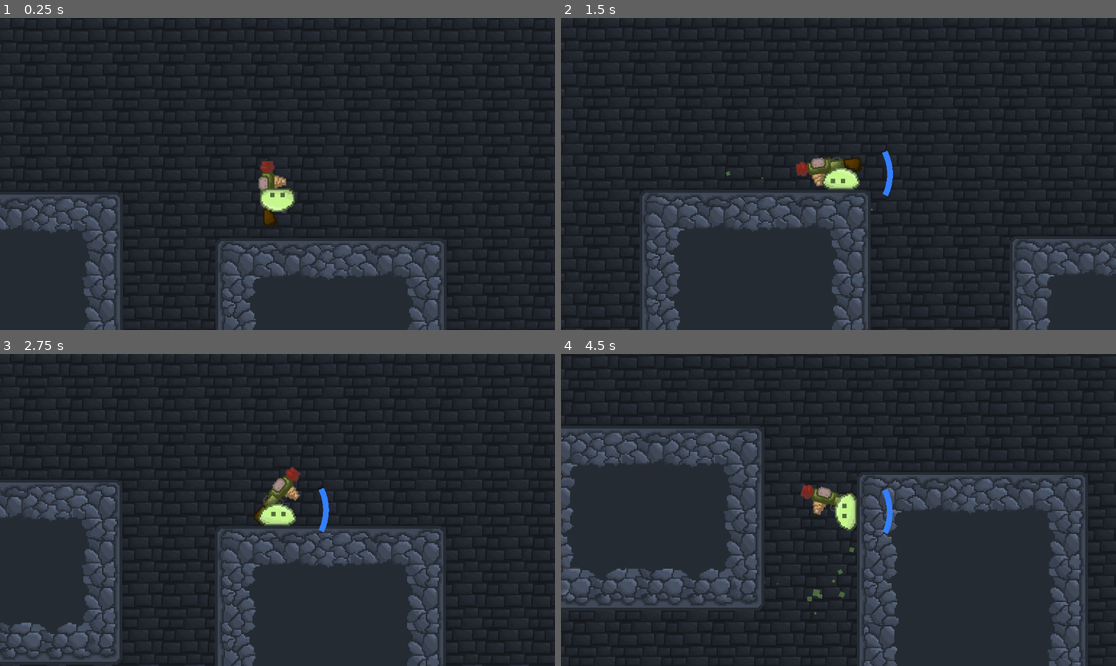
Above: before the commit, frames 1-4 (two rows, left to right).
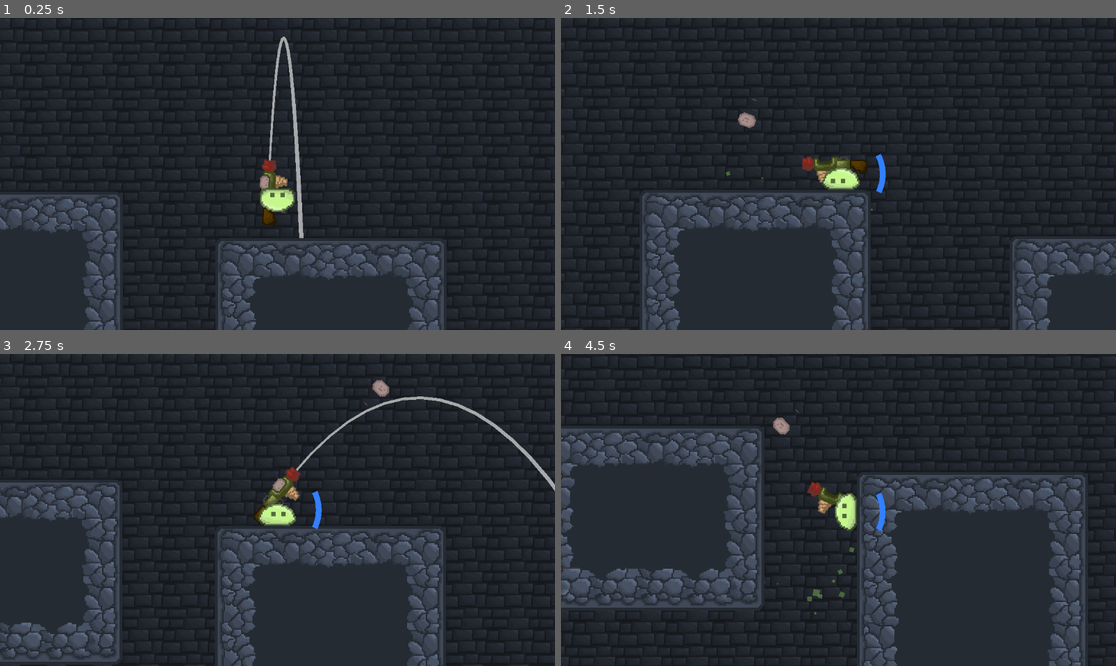
Above: after the commit, the same moments.

Repository: Z0nate/Nzara
Game: Godot game, scene res://Scenes/main.tscn
Same seed, same stepped clock (60 frames per second), same inputs: the game is played once before the commit and once after it.
Inputs (mouse positions are in pixels of both pictures, inside the frame that each line leads up to):
- Up to frame 1 (0.25 s): no input
- Up to frame 2 (1.5 s): tap Enter (ui_accept) at 0.5, 0.77 s; move the mouse to (960, 158) at 0.52 s; click (960, 158) at 0.6 s; move the mouse to (727, 189) at 1.27 s; click (727, 189) at 1.35 s
- Up to frame 3 (2.75 s): tap Enter (ui_accept) at 1.52 s; move the mouse to (333, 441) at 2.02 s; click (333, 441) at 2.1 s
- Up to frame 4 (4.5 s): move the mouse to (810, 572) at 2.77 s; click (810, 572) at 2.85 s; tap Enter (ui_accept) at 3.02, 3.77 s; move the mouse to (1005, 556) at 3.52 s; click (1005, 556) at 3.6 s; move the mouse to (672, 463) at 4.27 s; click (672, 463) at 4.35 s

The runs differ from the first frame. In frame 1, 0.9% of the frame differs, in the area x 46-55%, y 5-71%; in frame 2, 0.9%; in frame 3, 1.0%, in the area x 45-100%, y 8-58%; in frame 4, 0.8%.

Commit message:
Working on Potato Launcher

Diff:
--- a/Scenes/player.tscn
+++ b/Scenes/player.tscn
@@ -102,7 +102,7 @@
 script = ExtResource("6_bvixh")
 bar_color = Color(0.2, 0.5, 1, 1)
 bar_thickness = 4.0
-bar_radius = 36.0
+bar_radius = 31.0
 track_sweep = 0.15
 border_color = Color(0, 0, 0, 1)
 border_width = 0.0
@@ -114,7 +114,7 @@
 script = ExtResource("6_bvixh")
 bar_color = Color(1, 0.85, 0.2, 1)
 bar_thickness = 4.0
-bar_radius = 30.0
+bar_radius = 25.0
 track_sweep = 0.15
 border_color = Color(0, 0, 0, 1)
 border_width = 0.0
@@ -122,3 +122,4 @@
 [node name="PotatoLauncher" parent="." unique_id=1770045549 instance=ExtResource("8_8erm5")]
 z_index = 9
 position = Vector2(16, 0)
+shot_cooldown = 0.3
--- /dev/null
+++ b/Scenes/potato.tscn
@@ -0,0 +1,15 @@
+[gd_scene format=3 uid="uid://dgyta2yraqtxv"]
+
+[ext_resource type="Texture2D" uid="uid://ga0tr7bjqb1s" path="res://Assets/potato-bullet.png" id="1_mqj5c"]
+
+[sub_resource type="CircleShape2D" id="CircleShape2D_d4g48"]
+radius = 6.0
+
+[node name="Potato" type="CharacterBody2D" unique_id=1098997464]
+z_index = 15
+
+[node name="Sprite2D" type="Sprite2D" parent="." unique_id=2048482123]
+texture = ExtResource("1_mqj5c")
+
+[node name="CollisionShape2D" type="CollisionShape2D" parent="." unique_id=732466372]
+shape = SubResource("CircleShape2D_d4g48")
--- a/Scenes/potato_launcher.tscn
+++ b/Scenes/potato_launcher.tscn
@@ -3,11 +3,31 @@
 [ext_resource type="Script" uid="uid://pvrm84slsvqu" path="res://Scripts/potato_launcher.gd" id="1_lureb"]
 [ext_resource type="Texture2D" uid="uid://m7yqiyaijfii" path="res://Assets/potato_launcher.png" id="1_px1li"]
 
+[sub_resource type="Curve" id="Curve_lureb"]
+_data = [Vector2(0, 0.5), 0.0, 0.0, 0, 0, Vector2(1, 1), 0.0, 0.0, 0, 0]
+point_count = 2
+metadata/_snap_enabled = true
+
 [node name="PotatoLauncher" type="Node2D" unique_id=1770045549]
+top_level = true
 z_index = 8
 z_as_relative = false
 script = ExtResource("1_lureb")
+projectile_speed = 400.0
+shot_cooldown = 0.6
 
 [node name="Sprite" type="Sprite2D" parent="." unique_id=192802611]
 position = Vector2(7, -4)
 texture = ExtResource("1_px1li")
+hframes = 2
+
+[node name="TrajectoryLine" type="Line2D" parent="." unique_id=242129637]
+modulate = Color(1, 1, 1, 0.60784316)
+show_behind_parent = true
+top_level = true
+z_index = 8
+width = 3.0
+width_curve = SubResource("Curve_lureb")
+
+[node name="LaunchingPoint" type="Node2D" parent="." unique_id=95716865]
+position = Vector2(26, -7)
--- a/Scripts/player.gd
+++ b/Scripts/player.gd
@@ -14,7 +14,7 @@
 @onready var particles = $Particles
 
 const EYE_FOLLOW_RADIUS = 2.0
-const POINTER_FOLLOW_RADIUS = 25.0
+const POINTER_FOLLOW_RADIUS = 40.0
 
 var SPEED = 350.0
 var STICK_TIME = 3.0
@@ -217,7 +217,7 @@
 func _update_stamina(delta: float) -> void:
 	if stuck:
 		stuck_timer += delta
-		if stuck_timer >= STAMINA_REGEN_DELAY:
+		if stuck_timer >= STAMINA_REGEN_DELAY and not charging:
 			stamina = minf(stamina + stamina_regen_rate * delta, max_stamina)
 	else:
 		stuck_timer = 0.0
--- a/Scripts/potato_launcher.gd
+++ b/Scripts/potato_launcher.gd
@@ -1,10 +1,118 @@
 extends Node2D
 
+@onready var sprite: Sprite2D = $Sprite
+@onready var launching_point: Node2D = $LaunchingPoint
+@onready var trajectory_line: Line2D = $TrajectoryLine
+@onready var potato_scene: PackedScene = preload("res://Scenes/potato.tscn")
+
+@export var projectile_speed: float = 600.0
+@export var gravity: float = 900.0
+@export var recoil_distance: float = 12.0
+@export var shot_cooldown: float = 0.3
+@export var recoil_interpolation_speed: float = 10.0
+@export var rotation_interpolation_speed: float = 12.0
+
+@export_flags_2d_physics var trajectory_collision_mask: int = 1
+
+var active_potatoes: Array = []
+var to_remove: Array = []
+var cooldown_timer: float = 0.0
+var screen_size: Vector2
+var recoil_offset: float = 0.0
+var target_rotation: float = 0.0
+var base_position: Vector2
+
 func _ready() -> void:
-	pass # Replace with function body.
+	trajectory_line.clear_points()
+	screen_size = get_viewport().size
+	base_position = get_parent().global_position
 
+func _process(delta: float) -> void:
+	base_position = get_parent().global_position
 
-func _process(_delta: float) -> void:
-	global_position = get_parent().global_position
-	look_at(get_global_mouse_position())
-	scale.y = -1 if get_global_mouse_position().x < global_position.x else 1
+	var mouse_pos = get_global_mouse_position()
+	target_rotation = (mouse_pos - base_position).angle()
+	global_rotation = lerp_angle(global_rotation, target_rotation, rotation_interpolation_speed * delta)
+
+	scale.y = -1.0 if abs(global_rotation) > PI / 2 else 1.0
+
+	recoil_offset = lerp(recoil_offset, 0.0, recoil_interpolation_speed * delta)
+	global_position = base_position + Vector2.from_angle(global_rotation) * recoil_offset
+
+	cooldown_timer = max(cooldown_timer - delta, 0.0)
+	if cooldown_timer == 0.0:
+		sprite.frame = 0
+		trajectory_line.visible = true
+		if Input.is_action_just_pressed("shoot"):
+			_shoot()
+
+	var cam = get_viewport().get_camera_2d()
+	var cam_pos = cam.global_position
+	var half = screen_size / 2
+
+	var aim_dir = Vector2.from_angle(global_rotation)
+	_update_trajectory_line(launching_point.global_position, aim_dir * projectile_speed)
+
+	to_remove.clear()
+	for potato in active_potatoes:
+		_update_potato(potato, delta)
+		var p = potato.global_position
+		if p.x < cam_pos.x - half.x - 100 or p.x > cam_pos.x + half.x + 100 \
+		or p.y < cam_pos.y - half.y - 100 or p.y > cam_pos.y + half.y + 100:
+			to_remove.append(potato)
+
+	for potato in to_remove:
+		potato.queue_free()
+		active_potatoes.erase(potato)
+
+func _shoot() -> void:
+	recoil_offset = -recoil_distance
+	cooldown_timer = shot_cooldown
+
+	trajectory_line.visible = false
+	sprite.frame = 1
+
+	var aim_dir = Vector2.from_angle(global_rotation)
+	var potato = potato_scene.instantiate() as CharacterBody2D
+	potato.velocity = aim_dir * projectile_speed
+	potato.global_rotation = aim_dir.angle()
+	potato.global_position = launching_point.global_position
+	get_tree().current_scene.add_child(potato)
+	active_potatoes.append(potato)
+
+func _update_trajectory_line(start_pos: Vector2, initial_velocity: Vector2) -> void:
+	trajectory_line.clear_points()
+	var space = get_world_2d().direct_space_state
+	var time_step = 0.05
+
+	var prev_pos = start_pos
+	trajectory_line.add_point(prev_pos)
+
+	for i in range(1, 26):
+		var t = i * time_step
+		var next_pos = Vector2(
+			start_pos.x + initial_velocity.x * t,
+			start_pos.y + initial_velocity.y * t + 0.5 * gravity * t * t
+		)
+
+		var query = PhysicsRayQueryParameters2D.create(prev_pos, next_pos)
+		query.exclude = active_potatoes
+		query.collision_mask = trajectory_collision_mask
+		var result = space.intersect_ray(query)
+
+		if result:
+			trajectory_line.add_point(result.position)
+			break
+
+		trajectory_line.add_point(next_pos)
+		prev_pos = next_pos
+
+func _update_potato(potato: CharacterBody2D, delta: float) -> void:
+	potato.velocity.y += gravity * delta
+	var potato_dir = potato.velocity.normalized()
+	potato.global_rotation = lerp_angle(potato.global_rotation, potato_dir.angle(), rotation_interpolation_speed * delta)
+	var collision = potato.move_and_collide(potato.velocity * delta)
+	if collision:
+		to_remove.append(potato)
+		potato.queue_free()
+		active_potatoes.erase(potato)
--- a/project.godot
+++ b/project.godot
@@ -15,6 +15,14 @@
 config/features=PackedStringArray("4.6", "Mobile")
 config/icon="res://icon.svg"
 
+[input]
+
+shoot={
+"deadzone": 0.2,
+"events": [Object(InputEventMouseButton,"resource_local_to_scene":false,"resource_name":"","device":-1,"window_id":0,"alt_pressed":false,"shift_pressed":false,"ctrl_pressed":false,"meta_pressed":false,"button_mask":0,"position":Vector2(0, 0),"global_position":Vector2(0, 0),"factor":1.0,"button_index":1,"canceled":false,"pressed":false,"double_click":false,"script":null)
+]
+}
+
 [physics]
 
 3d/physics_engine="Jolt Physics"
Not shown, added: Assets/potato-bullet.png.import
Binary file changed: Assets/potato_launcher.png
